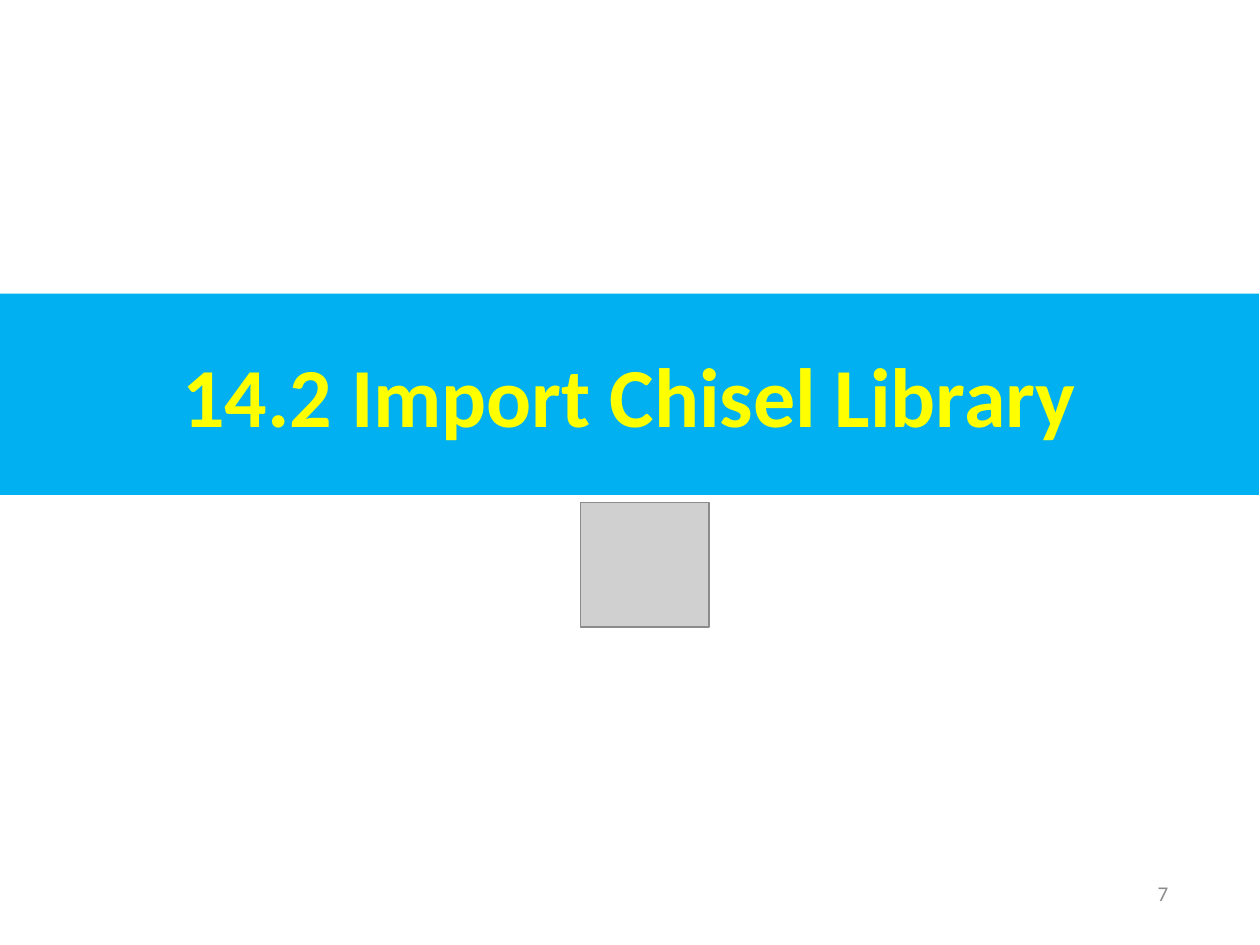
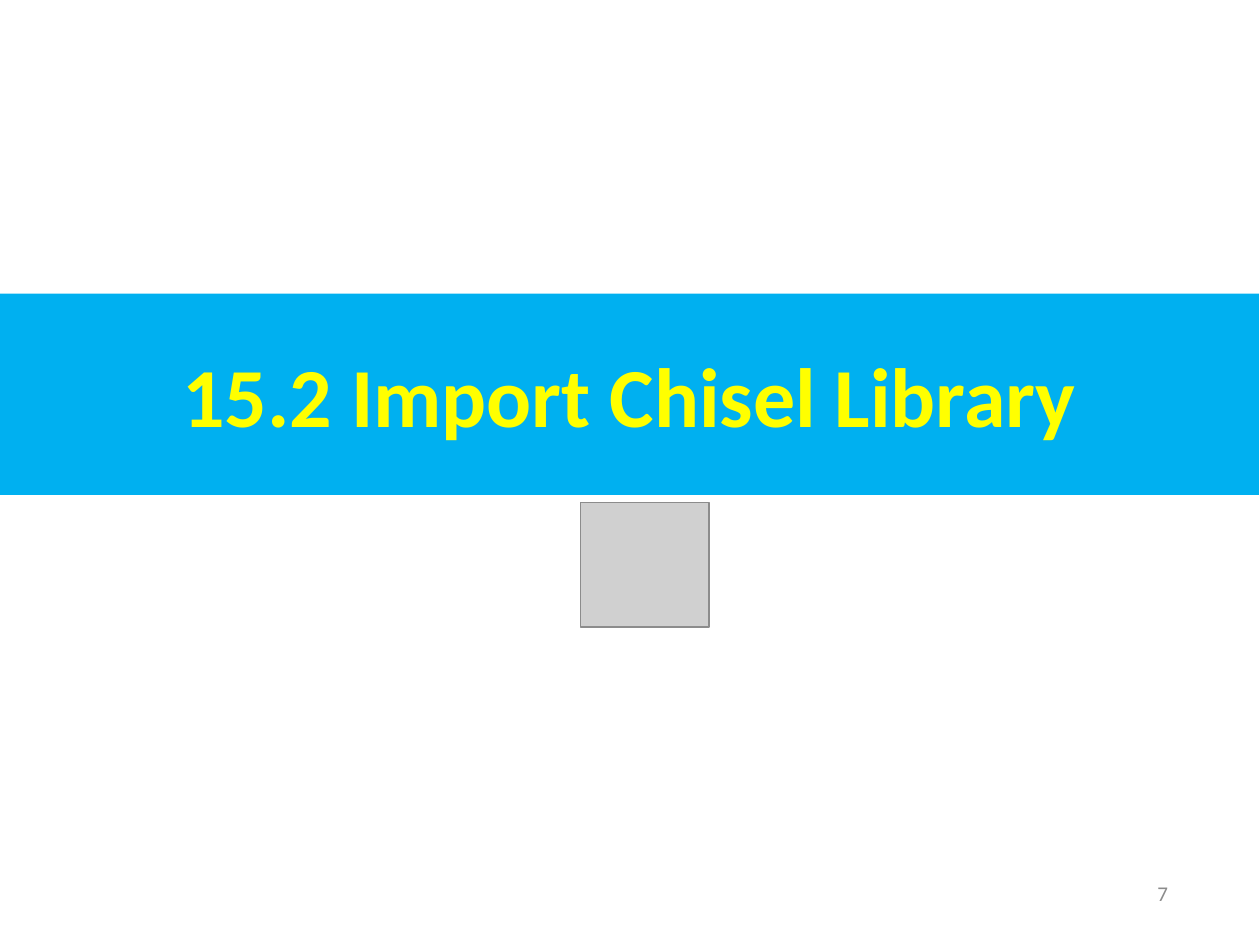
Before and after one commit to peterhchen/AIU_CS800_Chisel, a slide deck: slide 7 of 500_UCSC_HWD/015_Network/000_Video/015.Network.ppt. Drawn at 1260x945 pixels with LibreOffice and Linux fonts; fonts in the diff are those of the drawing; grey boxes stand for pictures. Boxes give left, top, right and bottom in pixels: in the first picture for what was removed or moved away, otherwise in the second. Text is boxed around its words. In the diff, an @@ line names an element or a change of style, - is before the commit and + after.

```diff
--- a/500_UCSC_HWD/015_Network/000_Video/015.Network.ppt
+++ b/500_UCSC_HWD/015_Network/000_Video/015.Network.ppt
@@ text in rectangle at <box>182,368,1075,441</box>: text changed @@
-14.2 Import Chisel Library
+15.2 Import Chisel Library
```
Also in this commit, not shown: 7 other slides changed, 2 slides added, 36 slides removed.
